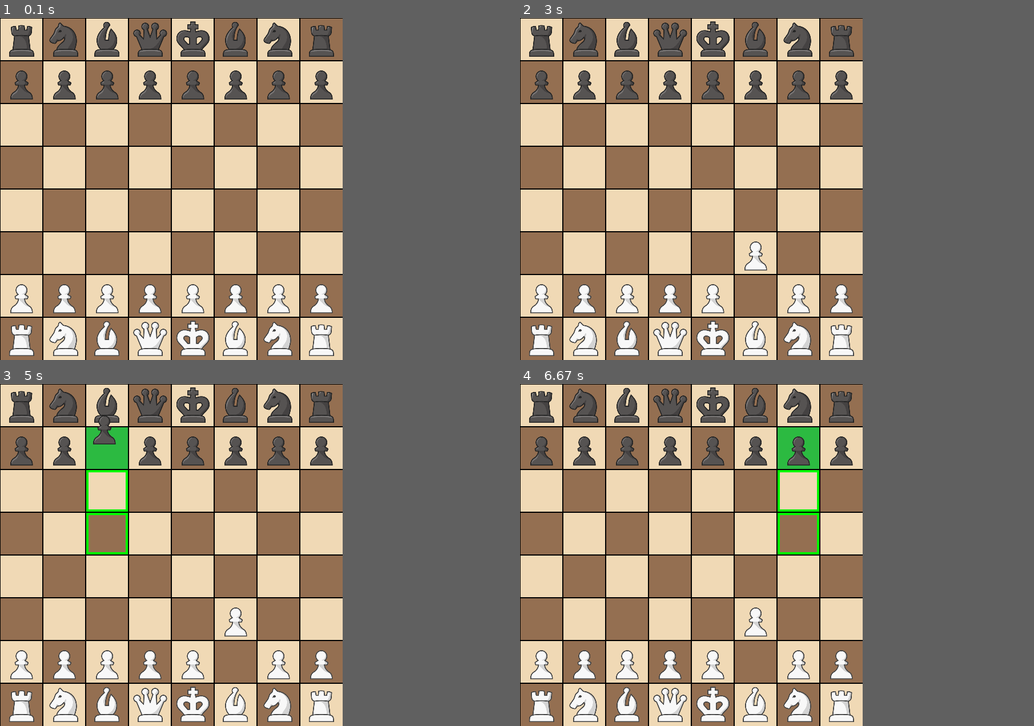
Above: before the commit, frames 1-4 (two rows, left to right).
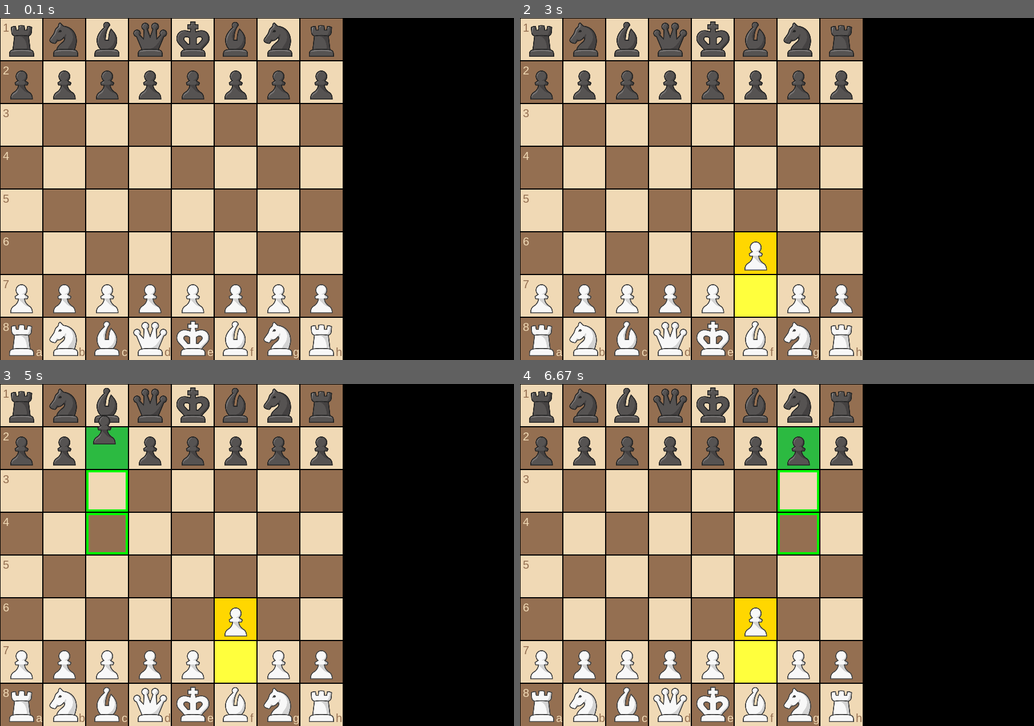
Above: after the commit, the same moments.

Repository: Akatroj/chess-pygame
Game: pygame game, started from src/GUI/main.py
Same seed, same stepped clock (60 frames per second), same inputs: the game is played once before the commit and once after it.
Inputs (mouse positions are in pixels of both pictures, inside the frame that each line leads up to):
- Up to frame 1 (0.1 s): no input
- Up to frame 2 (3 s): press the mouse at (633, 271) at 0.37 s; move the mouse to (684, 243) at 0.47 s; release the mouse at (741, 216) at 0.6 s; click (602, 295) at 0.77 s; click (782, 62) at 1.12 s; move the mouse to (751, 312) at 1.93 s; click (751, 312) at 2.08 s; click (741, 233) at 2.6 s
- Up to frame 3 (5 s): click (102, 425) at 4.98 s
- Up to frame 4 (6.67 s): press the mouse at (622, 425) at 5.42 s; move the mouse to (653, 507) at 5.52 s; release the mouse at (684, 589) at 5.65 s; move the mouse to (792, 466) at 6.22 s; click (792, 466) at 6.37 s; move the mouse to (792, 466) at 6.65 s
In our replay, the window is 600x600 before the commit and 900x600 after it. These sizes can differ from the game's own. Grey fills any space a smaller window leaves; there, only what the larger window draws over its background counts as a difference.

The runs differ from the first frame. In frame 1, 0.2% of the frame differs, in the area x 0-67%, y 1-100%; in frame 2, 1.9%; in frame 3, 1.9%; in frame 4, 1.9%.

Commit message:
added castling, en-passant, last move highlighting
added castling, en-passant, last move highlighting

added castling, en-passant, last move highlighting

Diff:
--- a/src/GUI/draw.py
+++ b/src/GUI/draw.py
@@ -1,30 +1,42 @@
 import pygame
 import settings
-import Game.Board.board as Board
 
 
 WINDOW = pygame.display.set_mode((settings.WINDOW_WIDTH, settings.WINDOW_HEIGHT))
 pygame.display.set_caption('Chess')
 icon = pygame.transform.scale(pygame.image.load(settings.ICON_PATH), (settings.ICON_SIZE, settings.ICON_SIZE))
 pygame.display.set_icon(icon)
+pygame.font.init()
+font = pygame.font.SysFont('Arial', settings.FONT_SIZE)
 
 
 def draw(board, selected_piece, dragged_piece, mouse_pos):
     draw_board(board, selected_piece)
     if selected_piece is not None:
-        moves, captures = selected_piece.possible_move(board.board)
+        moves, captures = selected_piece.possible_move(board)
         draw_possible_moves(moves)
         draw_possible_captures(captures)
     draw_pieces(board, dragged_piece)
     draw_lines()
     if dragged_piece is not None:
         draw_dragged_piece(dragged_piece, mouse_pos)
+    draw_coordinates()
     pygame.display.update()
 
 
 def draw_board(board, selected_piece):
-    for i in range(len(board.board)):
-        for j in range(len(board.board[0])):
+    old_pos = None
+    new_pos = None
+    temp = board.last_move()
+
+    if temp is not None:
+        old_pos = temp[3]
+        new_pos = temp[4]
+        # print('old: ' + board_arr.convert_position(old_pos[0], old_pos[1]))
+        # print('new: ' + board_arr.convert_position(new_pos[0], new_pos[1]))
+
+    for i in range(len(board.board_arr)):
+        for j in range(len(board.board_arr[0])):
             x = i * settings.SQUARE_SIZE
             y = j * settings.SQUARE_SIZE
             if selected_piece is not None and selected_piece.x == i and selected_piece.y == j:
@@ -33,6 +45,12 @@
                 color = settings.BOARD_DARK_SQUARE_COLOR
             else:
                 color = settings.BOARD_LIGHT_SQUARE_COLOR
+            if temp is not None:
+                if (i, j) == old_pos:
+                    color = settings.POSITION_PREV_COLOR
+                elif (i, j) == new_pos:
+                    color = settings.POSITION_CURR_COLOR
+
             square = pygame.Rect(x, y, settings.SQUARE_SIZE, settings.SQUARE_SIZE)
             pygame.draw.rect(WINDOW, color, square)
 
@@ -67,8 +85,8 @@
 
 
 def draw_pieces(board, dragged_piece):
-    for i in range(len(board.board)):
-        for j in range(len(board.board[0])):
+    for i in range(len(board.board_arr)):
+        for j in range(len(board.board_arr[0])):
             x = i * settings.SQUARE_SIZE
             y = j * settings.SQUARE_SIZE
             piece = board.get_piece_at_position((i, j))
@@ -89,3 +107,23 @@
         horizontal_line = pygame.Rect(0, length, settings.BOARD_WIDTH, settings.LINE_THICKNESS)
         pygame.draw.rect(WINDOW, settings.LINE_COLOR, vertical_line)
         pygame.draw.rect(WINDOW, settings.LINE_COLOR, horizontal_line)
+
+
+def draw_coordinates():
+    # to jest syf
+    for i in range(settings.BOARD_SIZE):
+        # number
+        x = int(settings.RANK_COORDINATE_MARGIN)
+        y = int(settings.RANK_COORDINATE_MARGIN + i * settings.SQUARE_SIZE)
+
+        color = settings.BOARD_LIGHT_SQUARE_COLOR if i % 2 == 0 else settings.BOARD_DARK_SQUARE_COLOR
+        surface = font.render(str(i+1), True, color)
+        WINDOW.blit(surface, (x, y))
+
+        # letter
+        x = int(settings.SQUARE_SIZE * (i+1) - settings.FILE_COORDINATE_MARGIN)
+        y = int(settings.BOARD_HEIGHT - settings.FONT_SIZE - settings.RANK_COORDINATE_MARGIN)
+        color = settings.BOARD_LIGHT_SQUARE_COLOR if i % 2 != 0 else settings.BOARD_DARK_SQUARE_COLOR
+
+        surface = font.render(chr(ord('a') + i), True, color)
+        WINDOW.blit(surface, (x, y))
--- a/src/GUI/main.py
+++ b/src/GUI/main.py
@@ -27,10 +27,15 @@
                 running = False
 
             elif event.type == pygame.MOUSEBUTTONDOWN:
+                # print(board_arr.convert_position(board_pos[0], board_pos[1]))
                 # Highlight and start dragging piece upon clicking
                 if selected is None:
-                    piece = board.get_piece_at_position(board_pos)
-                    if piece is not None and piece.color == board.current_player:
+                    if board_pos[0] >= settings.BOARD_SIZE or board_pos[1] >= settings.BOARD_SIZE:
+                        piece = None
+                    else:
+                        piece = board.get_piece_at_position(board_pos)
+                    # if piece is not None and piece.color == board_arr.current_player:
+                    if piece is not None and piece.color == board.arr[0]:
                         selected = dragged = piece
                         piece_original_position = board_pos
                     # Drop the piece upon clicking on it again
@@ -54,7 +59,8 @@
                 if mouse_pos[0] > settings.BOARD_WIDTH or mouse_pos[1] > settings.BOARD_HEIGHT:
                     dragged = None
                     selected = None
-                draw(board, selected, dragged, mouse_pos)
+                if dragged is not None:
+                    draw(board, selected, dragged, mouse_pos)
 
     pygame.quit()
 
--- a/src/GUI/settings.py
+++ b/src/GUI/settings.py
@@ -3,12 +3,15 @@
 # General
 FPS = 60
 WINDOW_HEIGHT = 600
-WINDOW_WIDTH = 600
+WINDOW_WIDTH = 900
 BOARD_HEIGHT = BOARD_WIDTH = min(WINDOW_WIDTH, WINDOW_HEIGHT)
 BOARD_SIZE = 8
 SQUARE_SIZE = WINDOW_HEIGHT//BOARD_SIZE
 ICON_PATH = '../assets/wp.png'
 ICON_SIZE = 32
+FONT_SIZE = int(SQUARE_SIZE * 0.27)
+RANK_COORDINATE_MARGIN = SQUARE_SIZE * 0.075
+FILE_COORDINATE_MARGIN = SQUARE_SIZE * 0.15
 
 # Visual
 BOARD_LIGHT_SQUARE_COLOR = pygame.Color('#946F51')
@@ -22,3 +25,6 @@
 
 SELECTED_PIECE_COLOR = pygame.Color('#2CBA41')
 HIGHLIGHTED_BORDER_THICKNESS = 5
+
+POSITION_PREV_COLOR = pygame.Color('#FFFF3D')
+POSITION_CURR_COLOR = pygame.Color('#FFD700')
--- a/src/Game/Board/board.py
+++ b/src/Game/Board/board.py
@@ -5,11 +5,14 @@
 import Game.Pieces.queen as Queen
 import Game.Pieces.rook as Rook
 import Game.Pieces.piece as Piece
+import math
+
+from GUI import settings
 
 
 class Board:
     def __init__(self):
-        self.board = [
+        self.board_arr = [
              [Rook.Rook('b', 0, 0), Pawn.Pawn('b', 0, 1), None, None, None, None, Pawn.Pawn('w', 0, 6), Rook.Rook('w', 0, 7)],
              [Knight.Knight('b', 1, 0), Pawn.Pawn('b', 1, 1), None, None, None, None, Pawn.Pawn('w', 1, 6), Knight.Knight('w', 1, 7)],
              [Bishop.Bishop('b', 2, 0), Pawn.Pawn('b', 2, 1), None, None, None, None, Pawn.Pawn('w', 2, 6), Bishop.Bishop('w', 2, 7)],
@@ -19,24 +22,85 @@
              [Knight.Knight('b', 6, 0), Pawn.Pawn('b', 6, 1), None, None, None, None, Pawn.Pawn('w', 6, 6), Knight.Knight('w', 6, 7)],
              [Rook.Rook('b', 7, 0), Pawn.Pawn('b', 7, 1), None, None, None, None, Pawn.Pawn('w', 7, 6), Rook.Rook('w', 7, 7)]
             ]
-        # self.arr = ['w', 'b']
-        self.current_player = 'w'
+        self.arr = ['w', 'b']
+        # self.current_player = 'w'
+        self.move_arr = []
+        self.move_counter = 1
 
     def get_piece_at_position(self, pos):
-        return self.board[pos[0]][pos[1]]
+        return self.board_arr[pos[0]][pos[1]]
 
     def move_piece(self, piece, position):
 
-        move_arr, capture_arr = piece.possible_move(self.board)
+        move_arr, capture_arr = piece.possible_move(self)
         legal_move = move_arr + capture_arr
-        #if self.arr[0] == piece.color:
-        if self.current_player == piece.color:
+        if self.arr[0] == piece.color:
+        # if self.current_player == piece.color:
             for i in legal_move:
                 if position == i:
-                    self.board[piece.x][piece.y] = None
-                    piece.x = position[0]
-                    piece.y = position[1]
-                    self.board[position[0]][position[1]] = piece
-                    #self.arr.reverse()
-                    self.current_player = 'w' if self.current_player == 'b' else 'b'
-                    break
+                    if type(piece) == King.King and Board.castle_help(self, piece, position):
+                        if position[0] == 2 or position[0] == 6:
+                            if position[0] == 2:
+                                print("dluga")
+                                rook = self.board_arr[0][piece.y]
+                                self.move_temp(piece, position)
+                                self.board_arr[0][rook.y] = None
+                                rook.x = 3
+                            else:
+                                print("krutka")
+                                rook = self.board_arr[7][piece.y]
+                                self.move_temp(piece, position)
+                                self.board_arr[7][rook.y] = None
+                                rook.x = 5
+                            rook.last_move = self.move_counter - 1
+                            self.board_arr[rook.x][rook.y] = rook
+                            self.move_arr[-1][2] = piece.symbol + " C"
+                            print(self.move_arr[-1])
+                            break
+                    elif self.en_passant_help(piece,position) and type(piece) == Pawn.Pawn:
+                        self.board_arr[position[0]][piece.y] = None
+                        self.move_temp(piece, position)
+                        self.move_arr[-1][2] = piece.symbol + " EP"
+                        print(self.move_arr[-1])
+                        break
+                    else:
+                        self.move_temp(piece, position)
+                        print(self.move_arr[-1])
+                        break
+
+
+    def move_temp(self, piece, position):
+        self.board_arr[piece.x][piece.y] = None
+        old_x = piece.x
+        old_y = piece.y
+        piece.x = position[0]
+        piece.y = position[1]
+        piece.last_move = self.move_counter
+        self.board_arr[position[0]][position[1]] = piece
+        self.move_arr.append([self.move_counter, piece.color, piece.symbol, (old_x, old_y), (piece.x, piece.y)])
+        self.move_counter += 1
+        self.arr.reverse()
+        # self.current_player = 'w' if self.current_player == 'b' else 'b'
+
+    def convert_position(self, x, y):
+        rank = abs(y-8)
+        file = chr(ord('a') + x)
+        return file + str(rank)
+
+
+    def last_move(self):
+        return None if not self.move_arr else self.move_arr[-1]
+
+    def castle_help(self, piece, position):
+        return math.fabs(piece.x - position[0]) > 1
+
+    def en_passant_help(self, piece,position ):
+        en_passant_arr =[]
+        for i in (-1 ,1):
+            en_passant_arr.append(Pawn.Pawn.en_passant(piece, self, i))
+
+        for i in en_passant_arr:
+            if i == [position]:
+                return True
+
+        return False
--- a/src/Game/Pieces/bishop.py
+++ b/src/Game/Pieces/bishop.py
@@ -9,11 +9,15 @@
         super().__init__(color, x, y)
         sprite_path = "../assets/{}b.png".format(self.color)
         self.sprite = pygame.transform.scale(pygame.image.load(sprite_path), (SQUARE_SIZE, SQUARE_SIZE))
+        self.symbol = 'b'
+        self.last_move = None
+
+
 
     def possible_move(self, board):
 
         move_arr = []
         capture_arr = []
-        move_arr, capture_arr = Piece.bishop_move(self, board)
+        move_arr, capture_arr = Piece.bishop_move(self, board.board_arr)
 
         return move_arr, capture_arr
--- a/src/Game/Pieces/king.py
+++ b/src/Game/Pieces/king.py
@@ -8,21 +8,37 @@
         super().__init__(color, x, y)
         sprite_path = "../assets/{}k.png".format(self.color)
         self.sprite = pygame.transform.scale(pygame.image.load(sprite_path), (SQUARE_SIZE, SQUARE_SIZE))
+        self.symbol = 'k'
+        self.last_move = None
 
     def possible_move(self, board):
 
         move_arr = []
         capture_arr = []
+        move_arr_castle = King.castle(self, board.board_arr)
 
         for i in (-1, 0, 1):
             for j in ( -1, 0, 1):
                 newX = self.x + i
                 newY = self.y + j
                 if (i != 0 or j != 0) and is_on_board(newX, newY):
-                    if board[newX][newY] is None:
+                    if board.board_arr[newX][newY] is None:
                         move_arr.append([newX, newY])
                     else:
-                        if board[newX][newY].color != self.color:
+                        if board.board_arr[newX][newY].color != self.color:
                             capture_arr.append([newX, newY])
 
+        move_arr += move_arr_castle
         return move_arr, capture_arr
+
+    def castle(self , board_arr):
+
+        move_arr_castle = []
+
+        if board_arr[0][self.y] != None and self.last_move == None and board_arr[0][self.y].last_move == None and board_arr[1][self.y] == None and board_arr[2][self.y] == None and board_arr[3][self.y] == None:
+            move_arr_castle.append([2,self.y])
+
+        if board_arr[7][self.y] != None and self.last_move == None and board_arr[7][self.y].last_move == None and board_arr[5][self.y] == None and board_arr[6][self.y] == None:
+            move_arr_castle.append([6,self.y])
+
+        return move_arr_castle
--- a/src/Game/Pieces/knight.py
+++ b/src/Game/Pieces/knight.py
@@ -10,6 +10,10 @@
         super().__init__(color, x, y)
         sprite_path = "../assets/{}n.png".format(self.color)
         self.sprite = pygame.transform.scale(pygame.image.load(sprite_path), (SQUARE_SIZE, SQUARE_SIZE))
+        self.symbol = 'n'
+        self.last_move = None
+
+
 
     def possible_move(self, board):
 
@@ -21,10 +25,10 @@
                 newX = self.x + i
                 newY = self.y + j
                 if math.fabs(i) != math.fabs(j) and is_on_board(newX, newY):
-                    if board[newX][newY] is None:
+                    if board.board_arr[newX][newY] is None:
                         move_arr.append([newX, newY])
                     else:
-                        if board[newX][newY].color != self.color:
+                        if board.board_arr[newX][newY].color != self.color:
                             capture_arr.append([newX, newY])
 
         return move_arr, capture_arr
--- a/src/Game/Pieces/pawn.py
+++ b/src/Game/Pieces/pawn.py
@@ -1,4 +1,5 @@
 import pygame
+import math
 
 from GUI.settings import SQUARE_SIZE
 from Game.Pieces.piece import Piece, is_on_board
@@ -9,6 +10,10 @@
         super().__init__(color, x, y)
         sprite_path = "../assets/{}p.png".format(self.color)
         self.sprite = pygame.transform.scale(pygame.image.load(sprite_path), (SQUARE_SIZE, SQUARE_SIZE))
+        self.symbol = ' '
+        self.last_move = None
+
+
 
     def possible_move(self, board):
 
@@ -21,20 +26,33 @@
         capture_arr = []
         newY = self.y + change_position
 
-        if is_on_board(self.x, newY) and board[self.x][newY] is None:
+        if is_on_board(self.x, newY) and board.board_arr[self.x][newY] is None:
             move_arr.append([self.x, newY])
 
             if change_position == -1 and self.y == 6 or change_position == 1 and self.y == 1:
                 newY = newY + change_position
 
-                if board[self.x][newY] is None:
+                if board.board_arr[self.x][newY] is None:
                     move_arr.append([self.x, newY])
 
         newY = self.y + change_position
         for i in (-1, 1):
             newX = self.x + i
-            if is_on_board(newX, newY) and board[newX][newY] is not None:
-                if board[newX][newY].color != self.color:
+            if is_on_board(newX, newY) and board.board_arr[newX][newY] is not None:
+                if board.board_arr[newX][newY].color != self.color:
                     capture_arr.append([newX, newY])
 
+        en_passant_arr = self.en_passant(board, change_position)
+        capture_arr += en_passant_arr
         return move_arr, capture_arr
+
+    def en_passant(self, board, change_position):
+
+        en_passant_arr=[]
+        for i in (-1,1):
+            if is_on_board(self.x + i, self.y) and type(board.board_arr[self.x + i][self.y]) == Pawn \
+                    and board.move_arr and board.move_arr[-1][2] == self.symbol and\
+                    board.move_arr[-1][4][0] == self.x + i and math.fabs(board.move_arr[-1][4][1]- board.move_arr[-1][3][1]) == 2 \
+                    and board.board_arr[self.x][self.y].color != board.board_arr[self.x + i][self.y].color :
+                en_passant_arr.append([self.x + i , self.y + change_position])
+        return en_passant_arr
--- a/src/Game/Pieces/piece.py
+++ b/src/Game/Pieces/piece.py
@@ -6,46 +6,47 @@
         self.color = color
         self.x = x
         self.y = y
+        self.last_move = None
 
-    def move_piece(self, board, arr):
+    def move_piece(self, board_arr, arr):
 
         move_arr = []
         capture_arr = []
 
         for i in arr:
-            help_arr_move, help_arr_capture = Piece.help_move(self, i[0], i[1], board)
+            help_arr_move, help_arr_capture = Piece.help_move(self, i[0], i[1], board_arr)
             move_arr = move_arr + help_arr_move
             capture_arr = capture_arr + help_arr_capture
 
         return move_arr, capture_arr
 
-    def rook_move(self, board):
+    def rook_move(self, board_arr):
 
         move_arr = []
         capture_arr = []
         arr = ((-1, 0), (1, 0), (0, -1), (0, 1))
-        move_arr, capture_arr = Piece.move_piece(self, board, arr)
+        move_arr, capture_arr = Piece.move_piece(self, board_arr, arr)
         return move_arr, capture_arr
 
-    def bishop_move(self, board):
+    def bishop_move(self, board_arr):
 
         move_arr = []
         capture_arr = []
         arr = ((-1, -1), (1, 1), (1, -1), (-1, 1))
-        move_arr, capture_arr = Piece.move_piece(self, board, arr)
+        move_arr, capture_arr = Piece.move_piece(self, board_arr, arr)
         return move_arr, capture_arr
 
-    def help_move(self, change_x , change_y, board ):
+    def help_move(self, change_x , change_y, board_arr):
         move_arr = []
         capture_arr = []
         newX = self.x + change_x
         newY = self.y + change_y
 
-        while is_on_board(newX, newY) and board[newX][newY] == None:
+        while is_on_board(newX, newY) and board_arr[newX][newY] is None:
             move_arr.append([newX, newY])
             newX += change_x
             newY += change_y
-        if is_on_board(newX, newY) and board[newX][newY].color != self.color:
+        if is_on_board(newX, newY) and board_arr[newX][newY].color != self.color:
             capture_arr.append([newX, newY])
 
         return move_arr, capture_arr
--- a/src/Game/Pieces/queen.py
+++ b/src/Game/Pieces/queen.py
@@ -9,6 +9,10 @@
         super().__init__(color, x, y)
         sprite_path = "../assets/{}q.png".format(self.color)
         self.sprite = pygame.transform.scale(pygame.image.load(sprite_path), (SQUARE_SIZE, SQUARE_SIZE))
+        self.symbol = 'q'
+        self.last_move = None
+
+
 
     def possible_move(self, board):
 
@@ -16,8 +20,8 @@
         capture_arr_rook = []
         move_arr_bishop = []
         capture_arr_bishop = []
-        move_arr_rook, capture_arr_rook = Piece.rook_move(self, board)
-        move_arr_bishop, capture_arr_bishop = Piece.bishop_move(self, board)
+        move_arr_rook, capture_arr_rook = Piece.rook_move(self, board.board_arr)
+        move_arr_bishop, capture_arr_bishop = Piece.bishop_move(self, board.board_arr)
         move_arr = move_arr_bishop + move_arr_rook
         capture_arr = capture_arr_bishop + capture_arr_rook
 
--- a/src/Game/Pieces/rook.py
+++ b/src/Game/Pieces/rook.py
@@ -9,11 +9,14 @@
         super().__init__(color, x, y)
         sprite_path = "../assets/{}r.png".format(self.color)
         self.sprite = pygame.transform.scale(pygame.image.load(sprite_path), (SQUARE_SIZE, SQUARE_SIZE))
+        self.symbol = 'r'
+        self.last_move = None
+
 
     def possible_move(self, board):
 
         move_arr = []
         capture_arr = []
-        move_arr, capture_arr = Piece.rook_move(self, board)
+        move_arr, capture_arr = Piece.rook_move(self, board.board_arr)
 
         return move_arr, capture_arr
